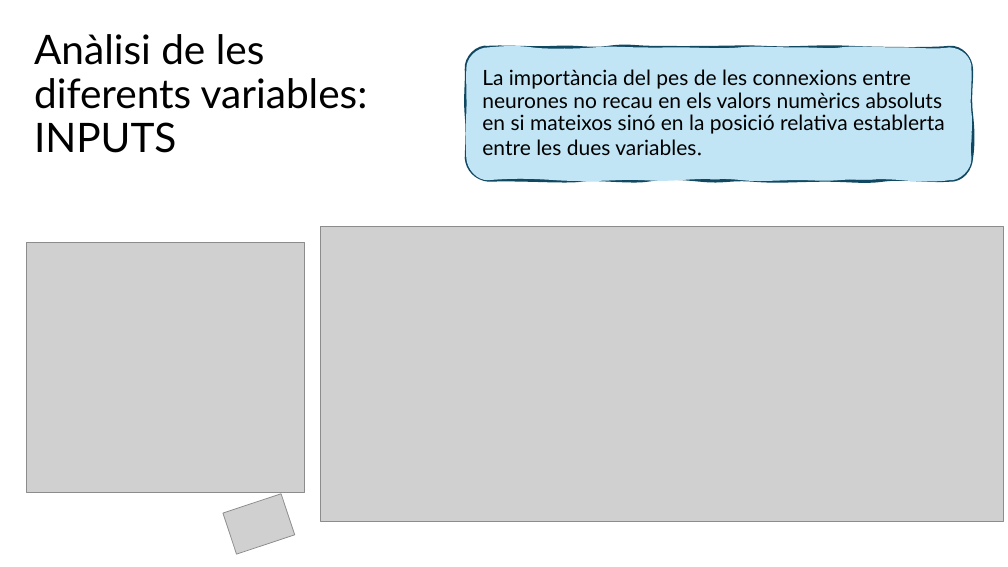
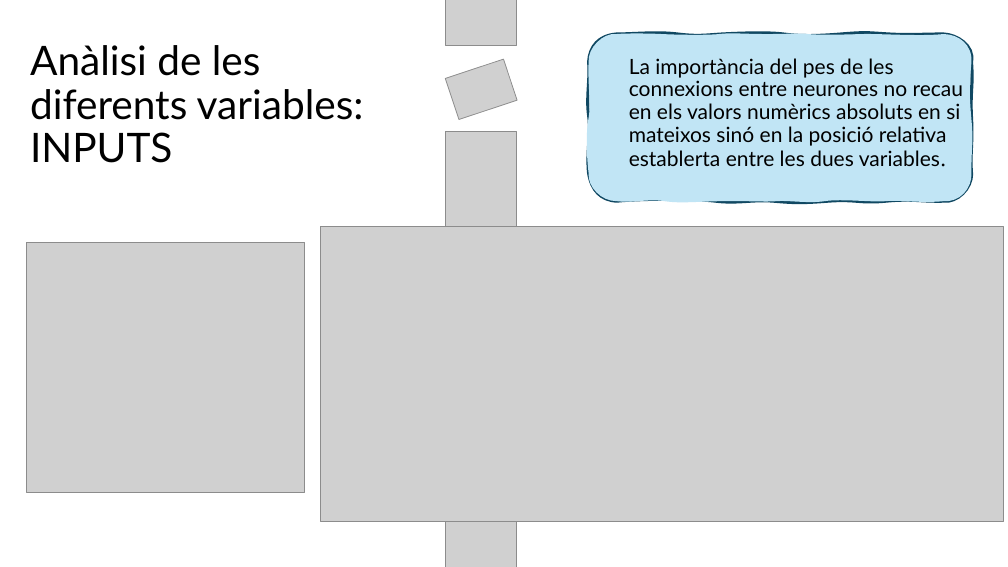
Before and after one commit to FerrerJan/Treball-de-Recerca-IA, a slide deck: slide 60 of TR_ESCRIT/PPT.pptx (slide 61 before the commit). Drawn at 1008x567 pixels with LibreOffice and Linux fonts; fonts in the diff are those of the drawing; grey boxes stand for pictures. Boxes give left, top, right and bottom in pixels: in the first picture for what was removed or moved away, otherwise in the second. Text is boxed around its words. In the diff, an @@ line names an element or a change of style, - is before the commit and + after.

```diff
--- a/TR_ESCRIT/PPT.pptx
+++ b/TR_ESCRIT/PPT.pptx
@@ picture added at (446,0,517,45) @@
@@ title "Anàlisi de les diferents variables: ...": place and size @@
-title "Anàlisi de les diferents variables: ..." at (34,34,368,153)
+title "Anàlisi de les diferents variables: ..." at (30,45,364,163)
@@ picture: place and size @@
-picture at (223,494,295,554)
+picture at (445,59,517,119)
@@ freeform shape: place and size @@
-freeform shape at (467,48,972,181)
+freeform shape at (589,34,972,201)
@@ text "La importància del pes de ..." rewrapped from (482,69,945,155) to (629,58,964,166) @@
@@ picture added at (446,132,517,567) @@
```
Also in this commit, not shown: 4 slides added, 1 slide removed.
